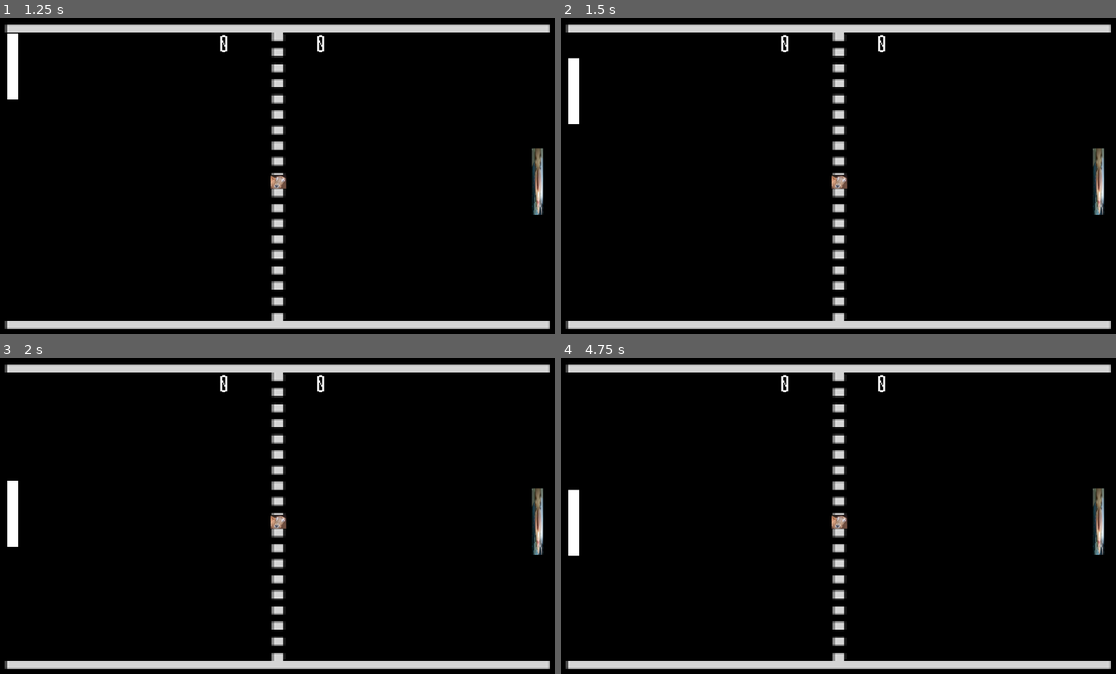
Above: before the commit, frames 1-4 (two rows, left to right).
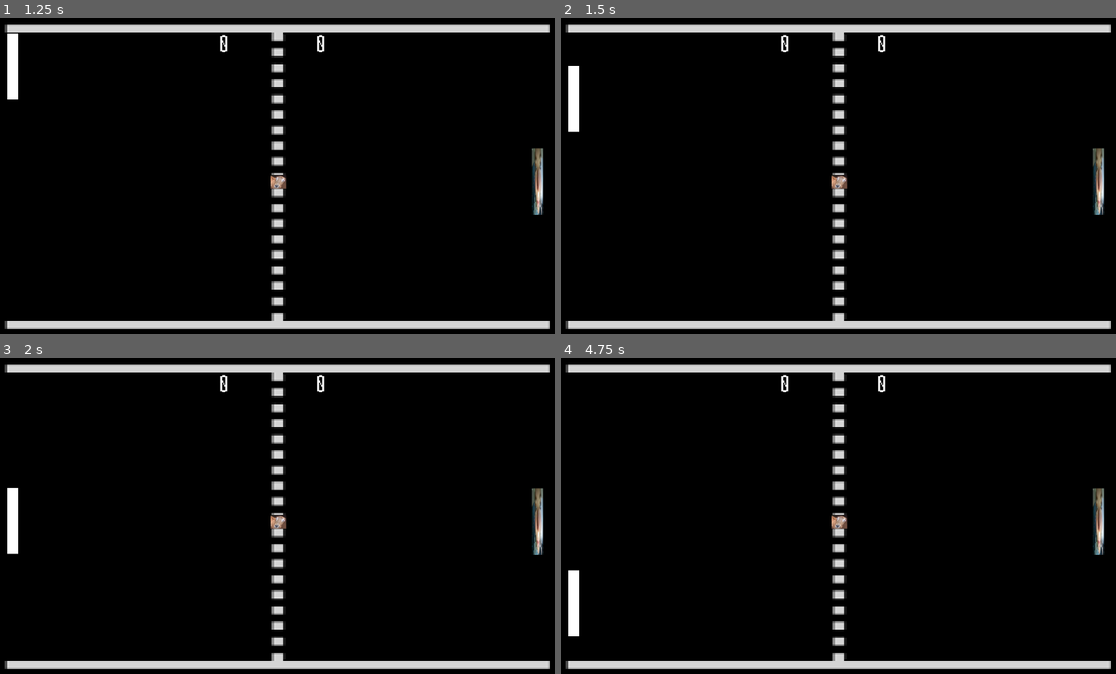
Above: after the commit, the same moments.

Repository: T-0-N-Y/pong
Game: Godot game, scene res://main.tscn
The game is run twice, just before and just after one commit, with the same random seed, the same clock (stepped at 60 frames per second) and the same inputs.
Inputs:
- Up to frame 1 (1.25 s): tap Enter at 0.5 s; hold Up (ui_up) from 0.53 s (still down)
- Up to frame 2 (1.5 s): release Up (ui_up) at 1.28 s; hold Down (ui_down) from 1.28 s (still down)
- Up to frame 3 (2 s): keep holding Down (ui_down)
- Up to frame 4 (4.75 s): release Down (ui_down) at 2.03 s; hold Up (ui_up) 2.03-3.53 s; tap Space at 3.5 s; hold Down (ui_down) from 3.53 s (still down)

Frame 1 is identical in both runs. In frame 2, 0.1% of the frame differs, in the area x 1-4%, y 12-37%; in frame 3, less than 0.1%; in frame 4, 0.8%, in the area x 1-4%, y 41-89%.

Commit message:
paddle actually works

Diff:
--- a/new-game-project/script/player.gd
+++ b/new-game-project/script/player.gd
@@ -2,7 +2,7 @@
 
 
 var winHeight : int
-var pHeight : int
+var pHeight : float
 
 # Called when the node enters the scene tree for the first time.
 func _ready():
@@ -21,4 +21,5 @@
 		position.y += get_parent().PADDLE_SPEED * delta
 
 	# limit paddle movement so it doesnt go bye bye
-	position.y = clamp(position.y, pHeight / 2, 100)
+	position.y = clamp(position.y, 29, 164)
+	# print(position.y)
